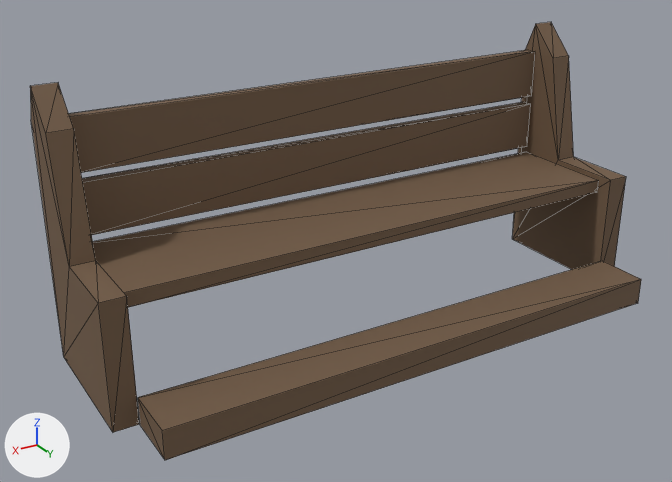
One commit to the FBX model Assets/HollowCurrent/Resources/Castle/Pew.fbx: the scene before it, then after it.
Camera for both pictures: a camera (50 mm lens) standing at (2.01, 3.14, 1.95) and looking at (0.18, 0.09, 0.43). Lighting does not change. The marker at lower left points along +X, +Y and +Z. The picture after the commit comes second. Mesh edges are drawn as thin lines. Where no turn or scale is listed for an object, it has been applied to the vertices.

Script lines for the objects in view, before the commit:
```python
me_pew = bpy.data.meshes.new('Pew')
me_pew.from_pydata(...)  # 60 vertices, 96 faces; spans x -1.25..1.25, y -0.32..0.57, z 0.0..1.14
me_pew.materials.append(mat_castle_oak)  # brown #735b45
ob_pew = bpy.data.objects.new('Pew', me_pew)
ob_pew.location = (0.0, 0.0, 0.0)
```
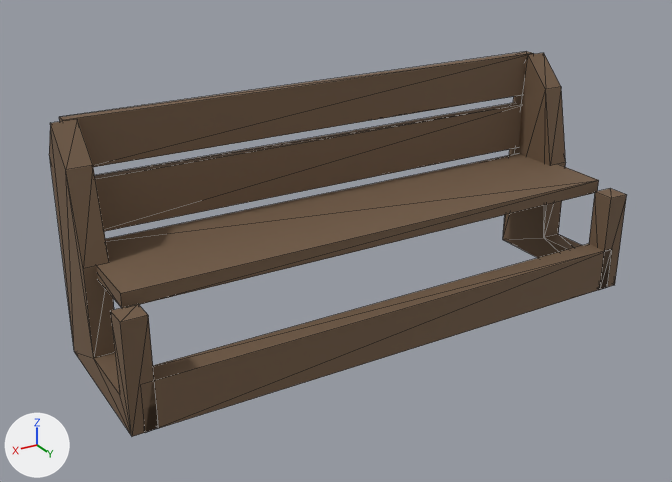
The change, as JSON lines over the scene's bpy script:
```json
{"block": "me_pew", "where": "# used by ob_pew; location = (0.0, 0.0, 0.0)"}
{"op": "remove", "block": "me_pew", "code": "me_pew.from_pydata(...)  # 60 vertices, 96 faces; spans x -1.25..1.25, y -0.32..0.57, z 0.0..1.14"}
{"op": "add", "block": "me_pew", "code": "me_pew.from_pydata(...)  # 72 vertices, 120 faces; spans x -1.2..1.2, y -0.32..0.38, z 0.0..1.0"}
{"block": "me_pew", "change": "me_pew part 1: the loose piece of 8 vertices spanning x -1.15..1.15, y -0.29..-0.24, z 0.53..0.75 is moved by (0.0, -0.01, 0.0)"}
{"block": "me_pew", "change": "me_pew part 2: the loose piece of 8 vertices spanning x -1.15..1.15, y -0.29..-0.24, z 0.79..1.01 is moved by (0.0, -0.01, 0.0)"}
{"block": "me_pew", "change": "me_pew part 3: a new loose piece, a box spanning x -1.15..1.15, y 0.28..0.38, z 0.0..0.2, in mat_castle_oak (brown #735b45)"}
{"block": "me_pew", "change": "me_pew part 4: the loose piece of 14 vertices spanning x -1.25..-1.15, y -0.32..0.32, z 0.0..1.14 is rebuilt with 20 vertices and now spans x -1.2..-1.1, y -0.32..0.38, z 0.0..1.0"}
{"block": "me_pew", "change": "me_pew part 5: the loose piece of 14 vertices spanning x 1.15..1.25, y -0.32..0.32, z 0.0..1.14 is rebuilt with 20 vertices and now spans x 1.1..1.2, y -0.32..0.38, z 0.0..1.0"}
{"block": "me_pew", "change": "me_pew part 6: the loose piece of 8 vertices spanning x -1.15..1.15, y 0.33..0.57, z 0.0..0.12 is deleted"}
```

Boxes (x1, y1, x2, y2) around the edits, measured in the pictures (672 x 482 px; the box of a moved part takes in the faces that stretch with it):
```json
{"object": "Pew", "change": "reshaped", "before": [30, 22, 641, 460], "after": [49, 51, 627, 437], "on screen": "12% shorter"}
{"part": 1, "of": "me_pew", "change": "moved or reshaped", "before": [82, 102, 531, 235], "after": [95, 103, 522, 231]}
{"part": 2, "of": "me_pew", "change": "moved or reshaped", "before": [69, 50, 535, 173], "after": [59, 51, 534, 167]}
{"part": 3, "of": "me_pew", "change": "added", "after": [141, 244, 612, 432], "on screen": "brown"}
{"part": 4, "of": "me_pew", "change": "rebuilt", "before": [512, 22, 626, 269], "after": [503, 53, 627, 289], "on screen": "9% wider"}
{"part": 5, "of": "me_pew", "change": "rebuilt", "before": [30, 83, 139, 432], "after": [49, 119, 158, 437], "on screen": "9% shorter"}
{"part": 6, "of": "me_pew", "change": "deleted", "before": [138, 261, 641, 460], "on screen": "brown"}
```
